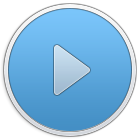
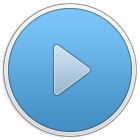
Before/after of a 140 x 140 layered artwork. What changed in the layer stack:
painted on "Border" (1st of 2, in "Content"), unmasked it over left=8, top=18, right=132, bottom=132
painted on "Background", unmasked it over left=8, top=18, right=132, bottom=132
painted on "Shadow", unmasked it over left=8, top=18, right=132, bottom=132
